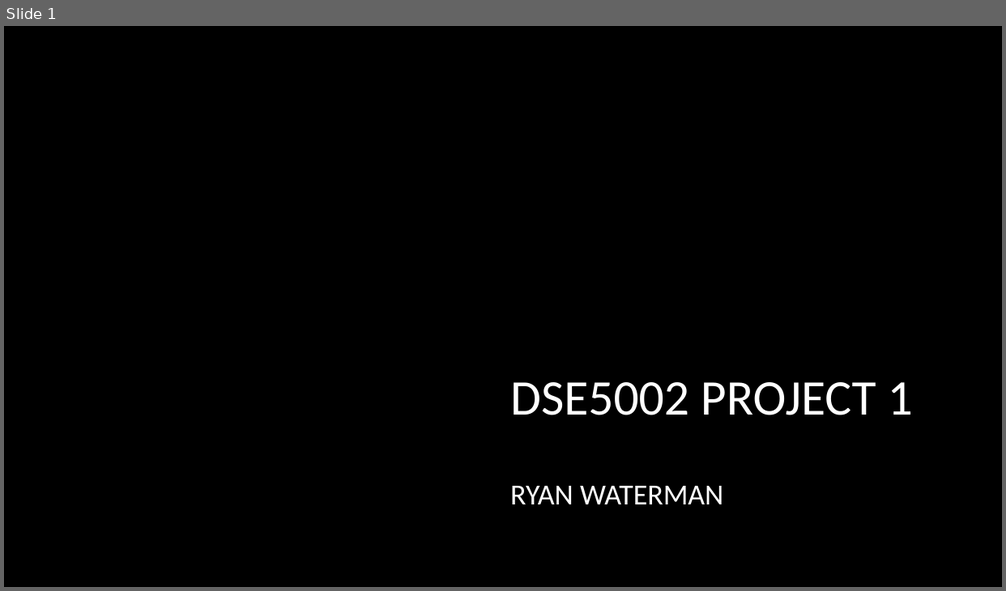
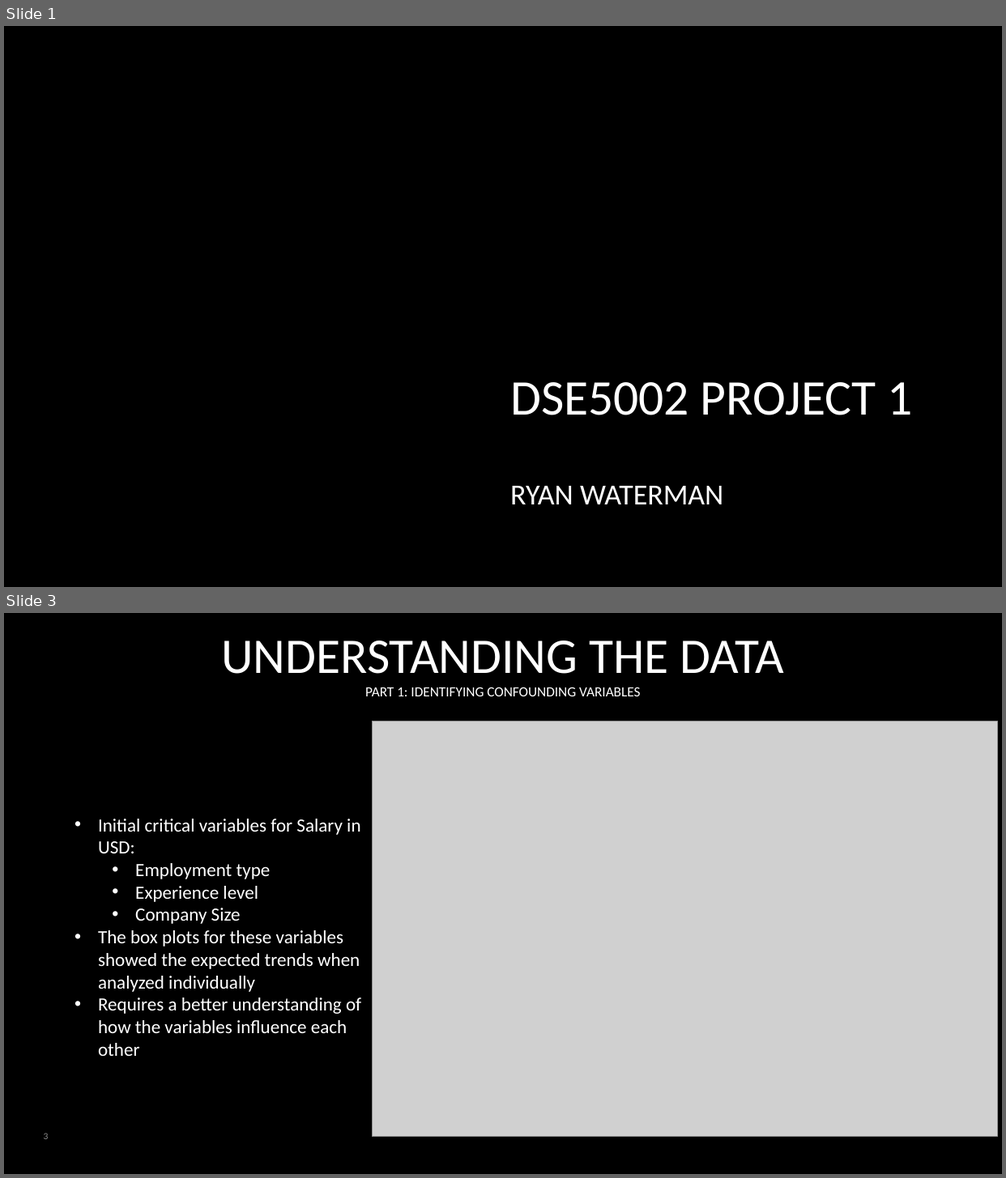
Before and after one commit to rcwaterman/DSE5002_Project_1, a slide deck: Presentation/Project_1_Presentation.pptx. Shown one above the other, each under a label of ours: slide 1 before the commit, slides 1 and 3 after it; the slides between them are not shown. The pictures are 1006x591 and 1006x1178 pixels, drawn with LibreOffice and Linux fonts; fonts in the diff are those of the drawing; grey boxes stand for pictures; background and template pictures are left out. Boxes give left, top, right and bottom in pixels: in the first picture for what was removed or moved away, otherwise in the second. Text is boxed around its words. In the diff, an @@ line names an element or a change of style, - is before the commit and + after.

```diff
--- a/Presentation/Project_1_Presentation.pptx
+++ b/Presentation/Project_1_Presentation.pptx
@@ slide 3 added at [4, 613, 1002, 1174], background #000000 @@
@@ title added at [221, 641, 785, 674], 48 pt, text #FFFFFF @@
+UNDERSTANDING THE DATA
@@ text added at [365, 687, 640, 696], 13.5 pt, text #FFFFFF @@
+PART 1: IDENTIFYING CONFOUNDING VARIABLES
@@ picture added at [373, 721, 998, 1136] @@
@@ text added at [98, 819, 361, 1056], 18 pt, text #FFFFFF @@
+• Initial critical variables for Salary in USD:
+  • Employment type
+  • Experience level
+  • Company Size
+• The box plots for these variables showed the expected trends when analyzed individually
+• Requires a better understanding of how the variables influence each other
@@ page number added at [44, 1133, 49, 1139], 9 pt, text #8C8C8C @@
+3
```
Also in this commit, not shown: 10 other slides added, 1 slide removed, 5 other files.
